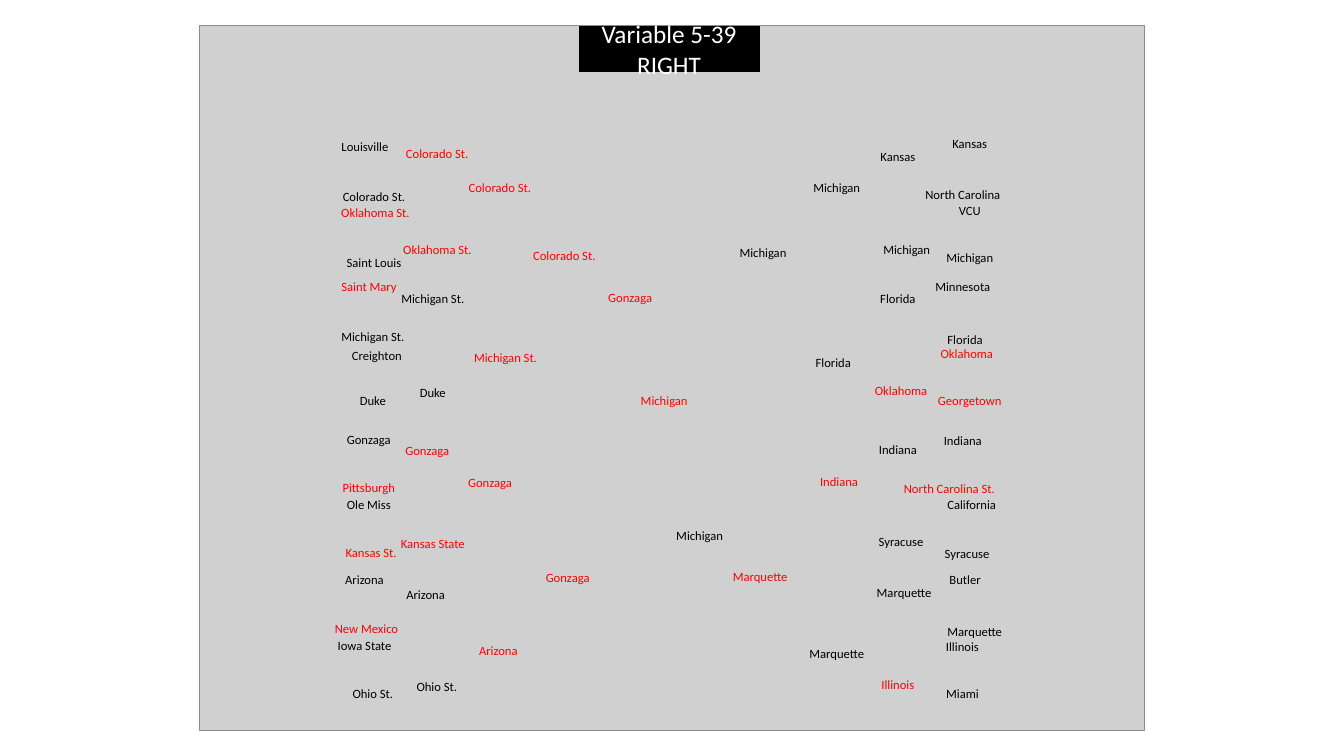
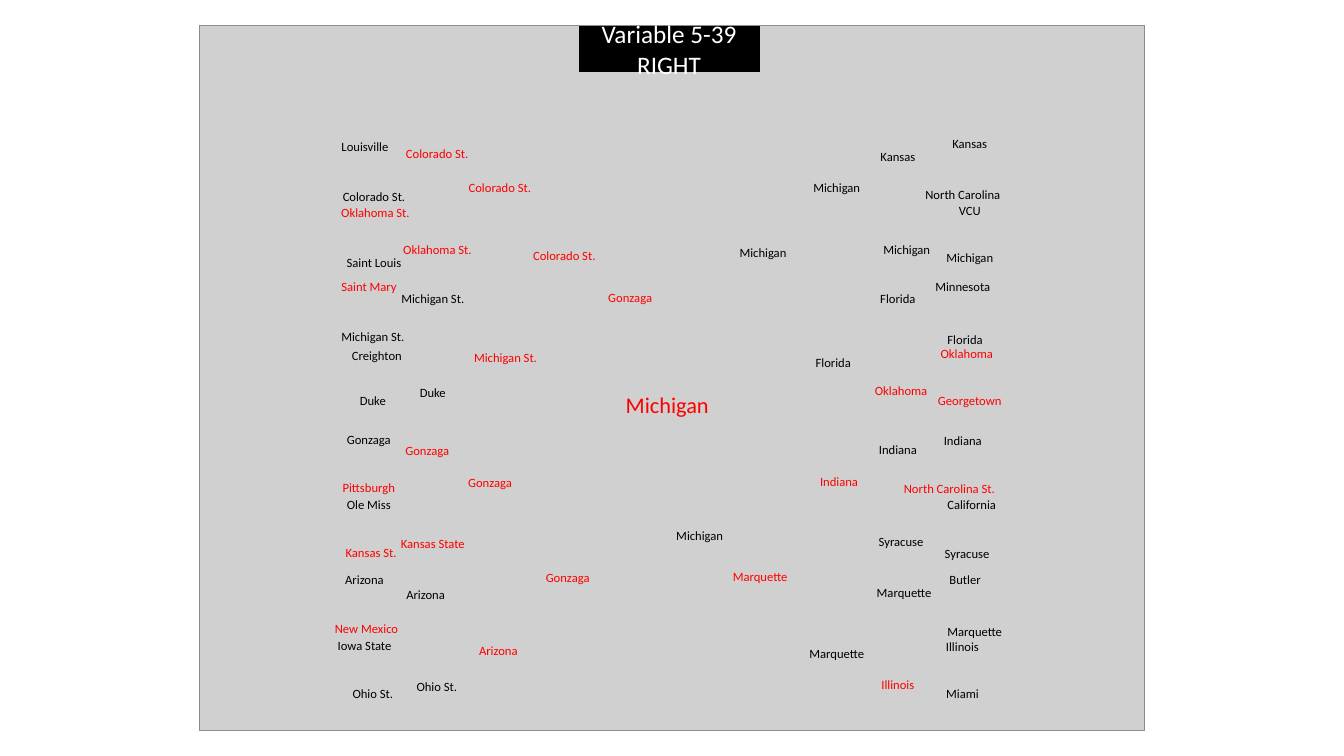
Before and after one commit to NicholasFrederick/March-Madness-Prediction, a slide deck: slide 4 of Brackets.pptx. Drawn at 1344x756 pixels with LibreOffice and Linux fonts; fonts in the diff are those of the drawing; grey boxes stand for pictures. Boxes give left, top, right and bottom in pixels: in the first picture for what was removed or moved away, otherwise in the second. Text is boxed around its words. In the diff, an @@ line names an element or a change of style, - is before the commit and + after.

```diff
--- a/Brackets.pptx
+++ b/Brackets.pptx
@@ text "Michigan": place and size @@
-text "Michigan" at (641, 396, 688, 407)
+text "Michigan" at (626, 397, 709, 417)
@@ text "Michigan" at (626, 397, 709, 417): size 9 to 16 pt @@
```
Also in this commit, not shown: 17 other slides changed, 4 slides added, 4 slides removed.
